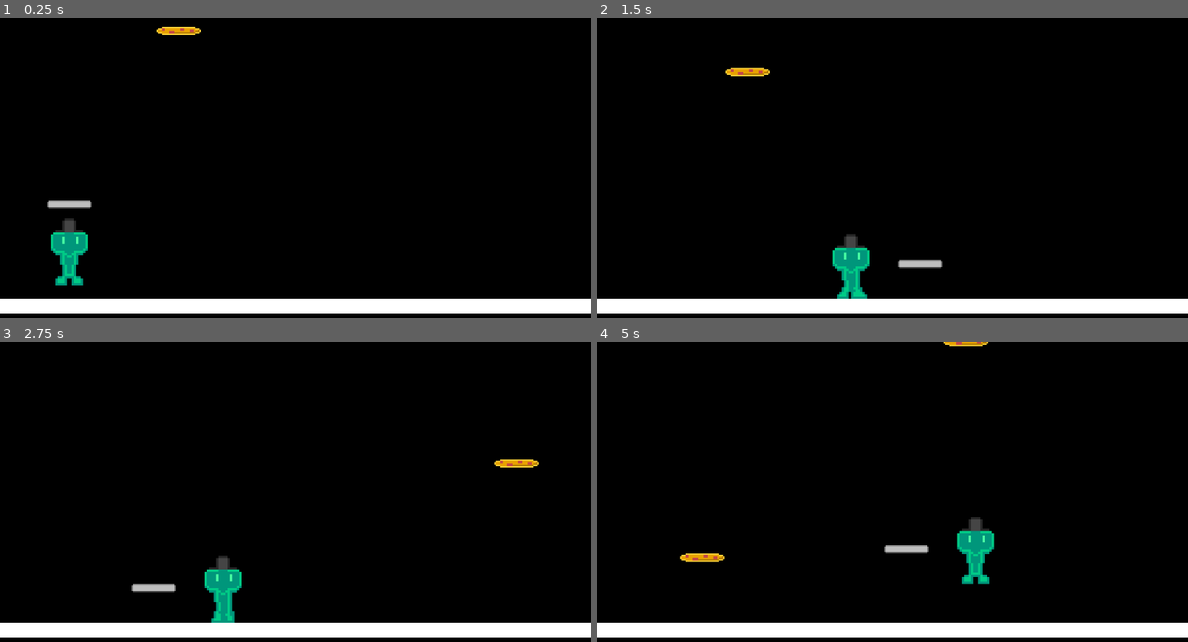
Above: before the commit, frames 1-4 (two rows, left to right).
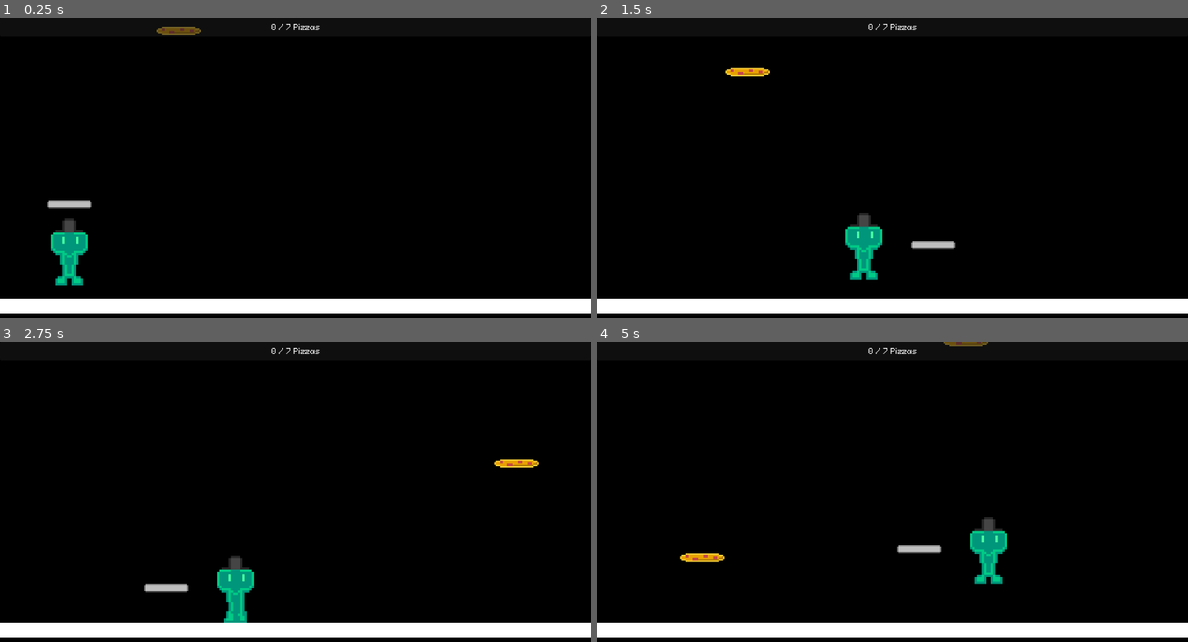
Above: after the commit, the same moments.

Repository: solarcosmic/PizzaCollect
Game: Godot game, scene res://main.tscn
The game is run twice, just before and just after one commit, with the same random seed, the same clock (stepped at 60 frames per second) and the same inputs.
Inputs:
- Up to frame 1 (0.25 s): no input
- Up to frame 2 (1.5 s): tap Enter at 0.5 s; hold D (right) from 0.53 s (still down); tap Space (jump) at 0.77 s
- Up to frame 3 (2.75 s): tap Space (jump) at 1.52 s; release D (right) at 2.03 s; hold A (left) from 2.03 s (still down)
- Up to frame 4 (5 s): release A (left) at 2.78 s; hold D (right) 2.78-4.28 s; tap Space (jump) at 3.02, 3.77, 4.52 s; hold A (left) from 4.28 s (still down)

The runs differ from the first frame. In frame 1, 0.3% of the frame differs, in the area x 26-55%, y 1-6%; in frame 2, 1.9%, in the area x 39-61%, y 1-94%; in frame 3, 1.3%; in frame 4, 1.5%.

Commit message:
New Font + Globals

Diff:
--- a/main.tscn
+++ b/main.tscn
@@ -8,6 +8,8 @@
 [ext_resource type="Script" uid="uid://c6e0bnbjrwi8p" path="res://scripts/Tray.gd" id="5_272bh"]
 [ext_resource type="PackedScene" uid="uid://bchfu3cbn1ere" path="res://assets/Block.tscn" id="5_lquwl"]
 [ext_resource type="Script" uid="uid://cuyuek3hadsxc" path="res://scripts/Ground.gd" id="8_5vw27"]
+[ext_resource type="Script" uid="uid://b2jnjltlfnkef" path="res://scripts/ControlGame.gd" id="9_kek77"]
+[ext_resource type="FontFile" uid="uid://b6ts3d5puiayg" path="res://assets/fonts/PixeloidSans.ttf" id="10_4c57u"]
 
 [sub_resource type="RectangleShape2D" id="RectangleShape2D_7dm0k"]
 size = Vector2(16, 30)
@@ -62,6 +64,9 @@
 [sub_resource type="RectangleShape2D" id="RectangleShape2D_kek77"]
 size = Vector2(32, 32)
 
+[sub_resource type="LabelSettings" id="LabelSettings_efxa6"]
+font = ExtResource("10_4c57u")
+
 [node name="Node2D" type="Node2D"]
 script = ExtResource("1_5vw27")
 
@@ -111,5 +116,35 @@
 [node name="CollisionShape2D" type="CollisionShape2D" parent="Platform/Ground/Area2D"]
 shape = SubResource("RectangleShape2D_kek77")
 
+[node name="Control" type="Control" parent="."]
+layout_mode = 3
+anchors_preset = 0
+offset_right = 40.0
+offset_bottom = 40.0
+script = ExtResource("9_kek77")
+
+[node name="Panel" type="Panel" parent="Control"]
+layout_mode = 1
+anchors_preset = 5
+anchor_left = 0.5
+anchor_right = 0.5
+offset_left = -20.0
+offset_right = 1260.0
+offset_bottom = 40.0
+grow_horizontal = 2
+
+[node name="PizzaCount" type="Label" parent="Control/Panel"]
+layout_mode = 1
+anchors_preset = 5
+anchor_left = 0.5
+anchor_right = 0.5
+offset_left = -42.0
+offset_top = 10.0
+offset_right = 42.0
+offset_bottom = 33.0
+grow_horizontal = 2
+text = "0 / 7 Pizzas"
+label_settings = SubResource("LabelSettings_efxa6")
+
 [connection signal="body_entered" from="CharacterBody2D/Tray/Area2D" to="CharacterBody2D/Tray" method="_tray_entered"]
 [connection signal="body_entered" from="Platform/Ground/Area2D" to="Platform/Ground" method="_ground_touched"]
--- a/project.godot
+++ b/project.godot
@@ -14,6 +14,10 @@
 run/main_scene="uid://cq6op1rwo6hub"
 config/features=PackedStringArray("4.4", "Forward Plus")
 config/icon="res://icon.svg"
+
+[autoload]
+
+GlPizza="*res://scripts/globals/GlPizza.gd"
 
 [display]
 
--- /dev/null
+++ b/scripts/ControlGame.gd
@@ -0,0 +1,10 @@
+extends Control
+
+func _ready() -> void:
+	GlPizza.connect("pizza_count_changed", _on_pizza_count_change)
+
+func _on_pizza_count_change(count: int, max: int):
+	if count < max:
+		$Panel/PizzaCount.text = str(count) + " / " + str(max) + " Pizzas"
+	else:
+		$Panel/PizzaCount.text = str(count) + " / " + str(max) + " Pizzas (MAX) | Go to base to clear out your tray!"
--- a/scripts/Game.gd
+++ b/scripts/Game.gd
@@ -1,7 +1,7 @@
 extends Node2D
 
 const pizza = preload("res://assets/Pizza.tscn")
-# Called when the node enters the scene tree for the first time.
+
 func _ready() -> void:
 	await _do_loop()
 
@@ -11,8 +11,5 @@
 		$Pizzas.add_child(cloned)
 		cloned.position = Vector2((randi() % 980 + 200), 0)
 		cloned.name = "Pizza"
+		cloned.add_collision_exception_with($CharacterBody2D)
 		await get_tree().create_timer(1.0).timeout
-
-# Called every frame. 'delta' is the elapsed time since the previous frame.
-func _process(delta: float) -> void:
-	pass
--- a/scripts/Ground.gd
+++ b/scripts/Ground.gd
@@ -1,15 +1,4 @@
 extends StaticBody2D
-
-
-# Called when the node enters the scene tree for the first time.
-func _ready() -> void:
-	pass # Replace with function body.
-
-
-# Called every frame. 'delta' is the elapsed time since the previous frame.
-func _process(delta: float) -> void:
-	pass
-
 
 func _ground_touched(body: Node2D) -> void:
 	if body.name.contains("Pizza"):
--- a/scripts/Tray.gd
+++ b/scripts/Tray.gd
@@ -3,6 +3,8 @@
 @export var side_offset: Vector2 = Vector2(30, 0)
 @export var idle_offset: Vector2 = Vector2(0, -20)
 @export var smoothness: float = 15.0
+@export var pizza_spacing: float = 10.0
+@export var max_pizzas: int = 7
 
 func _process(delta: float) -> void:
 	var player = get_parent()
@@ -17,5 +19,6 @@
 
 func _tray_entered(body: Node2D) -> void:
 	print(body.name)
-	if body.name.contains("Pizza"):
+	if body.name.contains("Pizza") and not GlPizza.is_at_max == true:
+		GlPizza.add_pizza_count()
 		body.queue_free()
--- /dev/null
+++ b/scripts/globals/GlPizza.gd
@@ -0,0 +1,23 @@
+extends Node
+
+var pizzas = 0
+var max_pizzas = 7
+var is_at_max = false
+
+func add_pizza_count():
+	print(pizzas)
+	if pizzas >= max_pizzas:
+		is_at_max = true
+		return
+	elif pizzas < max_pizzas:
+		is_at_max = false
+		pizzas += 1
+		update_pizza_count()
+
+func get_pizza_count():
+	return pizzas
+
+func update_pizza_count():
+	emit_signal("pizza_count_changed", pizzas, 7)
+
+signal pizza_count_changed(count: int, max: int)
Binary file added: assets/fonts/PixeloidSans.ttf
Not shown, added: assets/fonts/PixeloidSans.ttf.import
Not shown: 1 places in main.tscn that only renumber resources
Not shown, added: scripts/ControlGame.gd.uid
Not shown, added: scripts/globals/GlPizza.gd.uid
